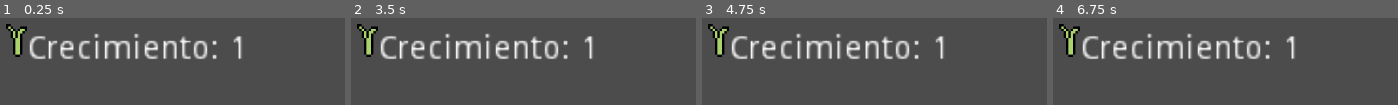
Above: before the commit, frames 1-4 (left to right).
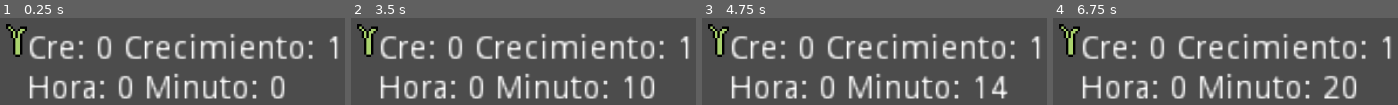
Above: after the commit, the same moments.

Repository: CudrisMartin/Proyecto_cebollas
Game: Godot game, scene res://Mundo.tscn
Two runs of this game, one before a commit and one after it. Both use one fixed random seed, a clock stepped at 60 frames per second and the inputs below. The project has no main scene, so this scene is started directly.
Inputs:
- Up to frame 1 (0.25 s): no input
- Up to frame 2 (3.5 s): tap Enter at 1.25 s; tap Space at 2 s
- Up to frame 3 (4.75 s): no input
- Up to frame 4 (6.75 s): tap Enter at 5 s; tap Space at 6.5 s

The runs differ from the first frame. In frame 1, 17% of the frame differs, in the area x 8-98%, y 17-94%; in frame 2, 18%; in frame 3, 18%; in frame 4, 18%.

Commit message:
Planeación modelo de hidratación
-Archivo Geogebra con la formula a usar, azul primitiva, verde derivada

Diff:
--- a/Proyecto_cebolla_GD/Cebolla.tscn
+++ /dev/null
@@ -1,35 +0,0 @@
-[gd_scene load_steps=9 format=2]
-
-[ext_resource path="res://Sprites/Plantas/Arroz/Arroz4.PNG" type="Texture" id=1]
-[ext_resource path="res://Sprites/Plantas/Arroz/Arroz5.png" type="Texture" id=2]
-[ext_resource path="res://Sprites/Plantas/Arroz/Arroz2.PNG" type="Texture" id=3]
-[ext_resource path="res://Sprites/Plantas/Arroz/Arroz1.PNG" type="Texture" id=4]
-[ext_resource path="res://Sprites/Plantas/Arroz/Arroz3.PNG" type="Texture" id=5]
-[ext_resource path="res://Scripts/Planta.gd" type="Script" id=6]
-[ext_resource path="res://Reloj.tscn" type="PackedScene" id=7]
-
-[sub_resource type="SpriteFrames" id=1]
-animations = [ {
-"frames": [ ExtResource( 4 ), ExtResource( 3 ), ExtResource( 5 ), ExtResource( 1 ), ExtResource( 2 ), ExtResource( 2 ), ExtResource( 1 ), ExtResource( 5 ), ExtResource( 3 ), ExtResource( 4 ) ],
-"loop": true,
-"name": "Crecimiento",
-"speed": 5.0
-} ]
-
-[node name="Cebolla" type="KinematicBody2D"]
-script = ExtResource( 6 )
-vel_cre = 1
-fert = 3
-hid = 1
-
-[node name="AnimatedSprite" type="AnimatedSprite" parent="."]
-frames = SubResource( 1 )
-animation = "Crecimiento"
-
-[node name="Reloj" parent="." instance=ExtResource( 7 )]
-horas_max = 10
-modo = 1
-
-[node name="Label" type="Label" parent="."]
-margin_right = 40.0
-margin_bottom = 14.0
--- a/Proyecto_cebolla_GD/Mundo.tscn
+++ b/Proyecto_cebolla_GD/Mundo.tscn
@@ -1,6 +1,6 @@
 [gd_scene load_steps=2 format=2]
 
-[ext_resource path="res://Cebolla.tscn" type="PackedScene" id=1]
+[ext_resource path="res://Plantas/Cebolla.tscn" type="PackedScene" id=1]
 
 [node name="Mundo" type="Node2D"]
 
--- /dev/null
+++ b/Proyecto_cebolla_GD/Plantas/Cebolla.tscn
@@ -0,0 +1,35 @@
+[gd_scene load_steps=9 format=2]
+
+[ext_resource path="res://Sprites/Plantas/Arroz/Arroz4.PNG" type="Texture" id=1]
+[ext_resource path="res://Sprites/Plantas/Arroz/Arroz5.png" type="Texture" id=2]
+[ext_resource path="res://Sprites/Plantas/Arroz/Arroz2.PNG" type="Texture" id=3]
+[ext_resource path="res://Sprites/Plantas/Arroz/Arroz1.PNG" type="Texture" id=4]
+[ext_resource path="res://Sprites/Plantas/Arroz/Arroz3.PNG" type="Texture" id=5]
+[ext_resource path="res://Scripts/Planta.gd" type="Script" id=6]
+[ext_resource path="res://Nodos/Reloj.tscn" type="PackedScene" id=7]
+
+[sub_resource type="SpriteFrames" id=1]
+animations = [ {
+"frames": [ ExtResource( 4 ), ExtResource( 3 ), ExtResource( 5 ), ExtResource( 1 ), ExtResource( 2 ), ExtResource( 2 ), ExtResource( 1 ), ExtResource( 5 ), ExtResource( 3 ), ExtResource( 4 ) ],
+"loop": true,
+"name": "Crecimiento",
+"speed": 5.0
+} ]
+
+[node name="Cebolla" type="KinematicBody2D"]
+script = ExtResource( 6 )
+vel_cre = 3
+fert = 2
+hid = 1
+
+[node name="AnimatedSprite" type="AnimatedSprite" parent="."]
+frames = SubResource( 1 )
+animation = "Crecimiento"
+
+[node name="Reloj" parent="." instance=ExtResource( 7 )]
+horas_max = 10
+modo = 1
+
+[node name="Label" type="Label" parent="."]
+margin_right = 40.0
+margin_bottom = 14.0
--- a/Proyecto_cebolla_GD/Scripts/Planta.gd
+++ b/Proyecto_cebolla_GD/Scripts/Planta.gd
@@ -3,6 +3,8 @@
 export (int) var vel_cre
 export (int) var fert
 export (int) var hid
+
+onready var m = float(fert)/float(vel_cre)
 
 onready var re = $Reloj
 
@@ -10,10 +12,10 @@
 
 func _process(delta):
 
-	var cre = (fert/vel_cre)*re.horas
+	var cre = m*re.horas
 
-	crecimiento = int(cre + (1/hid))
+	crecimiento = (cre + (1/hid))
 
-	$Label.text = "Crecimiento: "+str(crecimiento)
+	$Label.text = "Cre: "+ str(cre)+" Crecimiento: "+str(crecimiento)+"\nHora: "+str(re.horas)+" Minuto: "+str(re.minutos)
 
-	$AnimatedSprite.frame = crecimiento
+	$AnimatedSprite.frame = int(crecimiento)
--- a/Proyecto_cebolla_GD/Scripts/Reloj.gd
+++ b/Proyecto_cebolla_GD/Scripts/Reloj.gd
@@ -53,4 +53,4 @@
 		if horas == horas_max:
 			activado == false
 			emit_signal("fin_reloj")
-		print("Planta Horas: "+str(horas)+" Minutos: "+str(minutos))
+		#print("Planta Horas: "+str(horas)+" Minutos: "+str(minutos))
--- /dev/null
+++ b/Proyecto_cebolla_GD/Scripts/Terreno.gd
@@ -0,0 +1,18 @@
+extends Area2D
+
+export (int) var hidratacion
+
+onready var reloj = $Reloj
+
+var plantas = []
+var tasa_deshid = 1
+var cl_act
+
+var clima = {
+	"Sequia": 1,
+	"Soleado": 2,
+	"Lluvia": 3
+}
+
+func _process(delta):
+	pass
--- /dev/null
+++ b/Proyecto_cebolla_GD/Terreno.tscn
@@ -0,0 +1,10 @@
+[gd_scene load_steps=3 format=2]
+
+[ext_resource path="res://Scripts/Terreno.gd" type="Script" id=1]
+[ext_resource path="res://Nodos/Reloj.tscn" type="PackedScene" id=2]
+
+[node name="Terreno" type="Area2D"]
+script = ExtResource( 1 )
+hidratacion = 10
+
+[node name="Reloj" parent="." instance=ExtResource( 2 )]
Renamed: Proyecto_cebolla_GD/Reloj.tscn -> Proyecto_cebolla_GD/Nodos/Reloj.tscn
Not shown, added: Modelos matematicos/Deshid terreno.ggb
Not shown, added: Sprites/Paleta.psd
Not shown, added: Sprites/Plantas/Cultivo cebolla.psd
Not shown, added: Sprites/Referencias.psd
